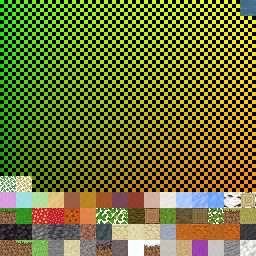
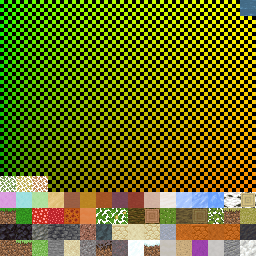
Before/after of a (256, 256) layered artwork. What changed in the layer stack:
painted on "blocks" over [0, 176, 48, 192]
painted on "uv gradient" over [32, 176, 48, 192]
